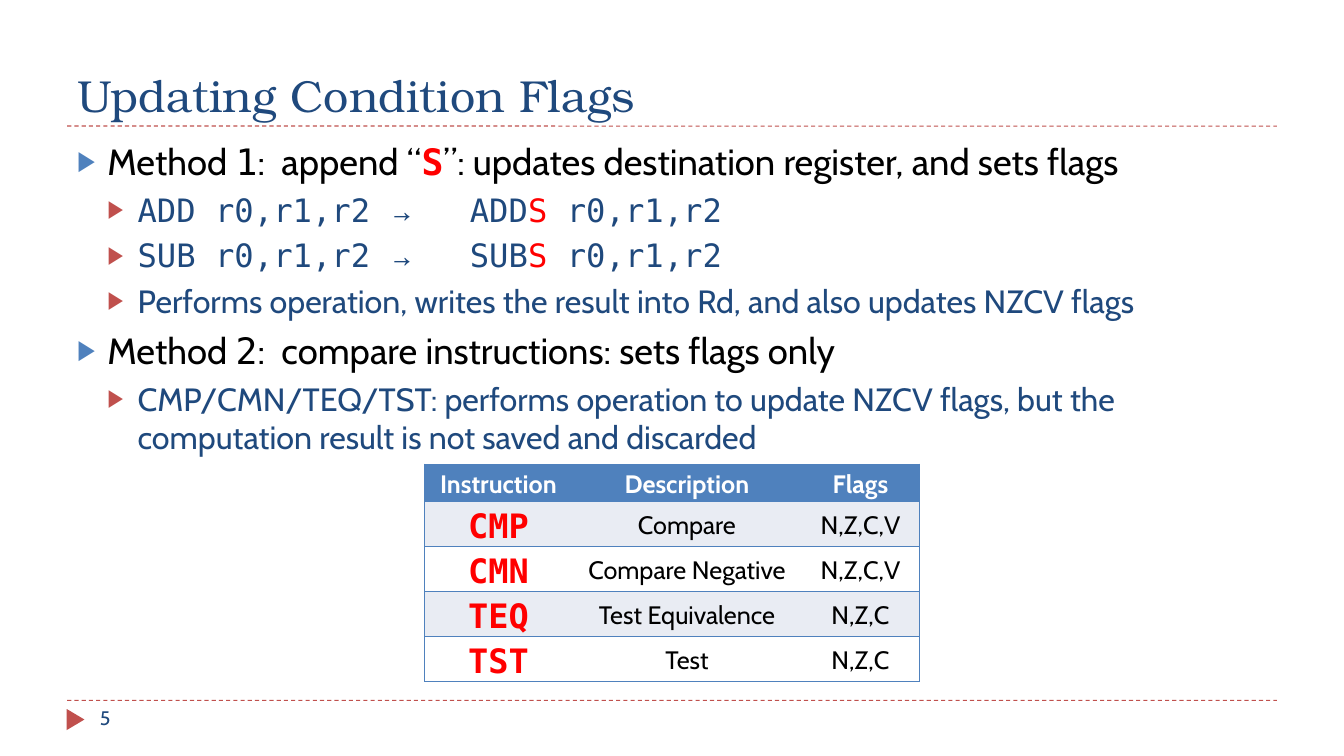
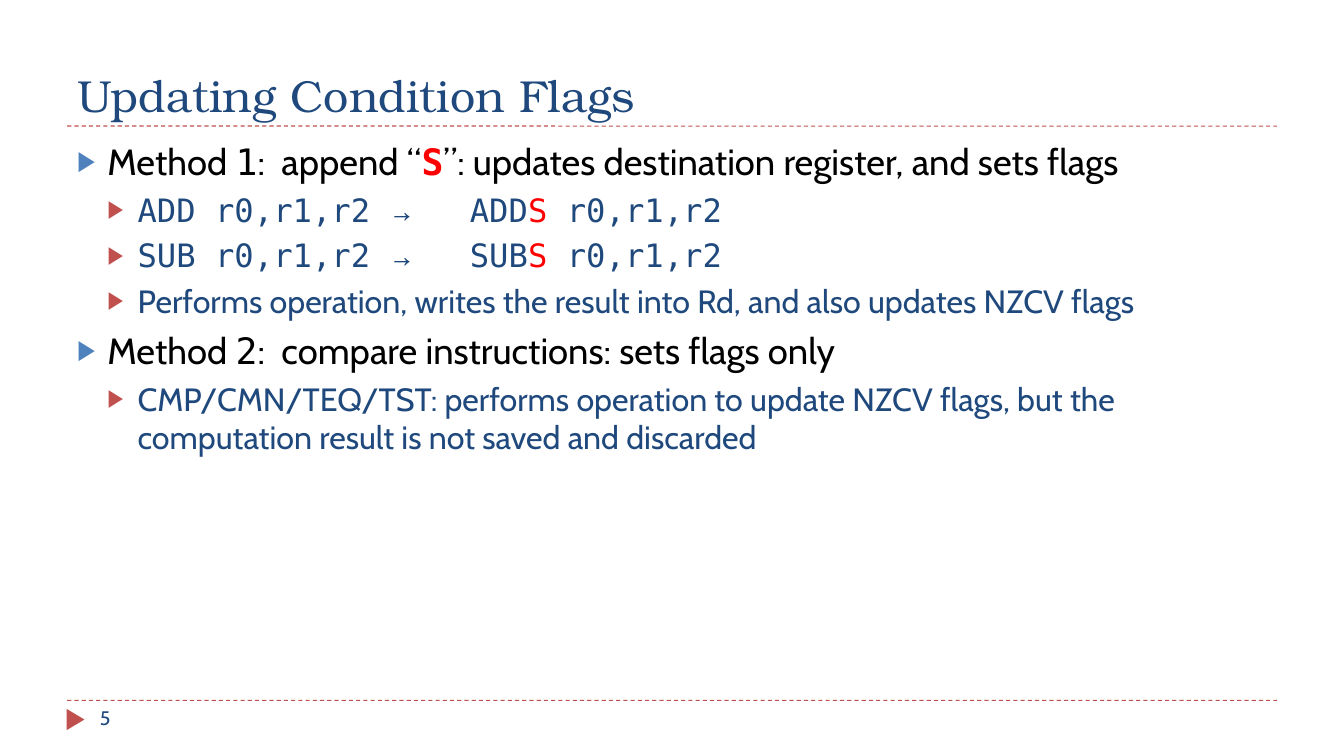
Before and after one commit to guhofstra/CSC111Fa25, a slide deck: slide 5 of PPTs/Ch6_ARM_Control_Flow.pptx. Drawn at 1344x756 pixels with LibreOffice and Linux fonts; fonts in the diff are those of the drawing. Boxes give left, top, right and bottom in pixels: in the first picture for what was removed or moved away, otherwise in the second. Text is boxed around its words. In the diff, an @@ line names an element or a change of style, - is before the commit and + after.

```diff
--- a/PPTs/Ch6_ARM_Control_Flow.pptx
+++ b/PPTs/Ch6_ARM_Control_Flow.pptx
@@ table removed at (x1=424, y1=465, x2=920, y2=678), 5 rows, 3 columns @@
-Instruction | Description | Flags
-CMP | Compare | N,Z,C,V
-CMN | Compare Negative | N,Z,C,V
-TEQ | Test Equivalence | N,Z,C
-TST | Test | N,Z,C
```
Also in this commit, not shown: 8 other slides changed, 1 slide added, 3 slides removed, 9 other files.
